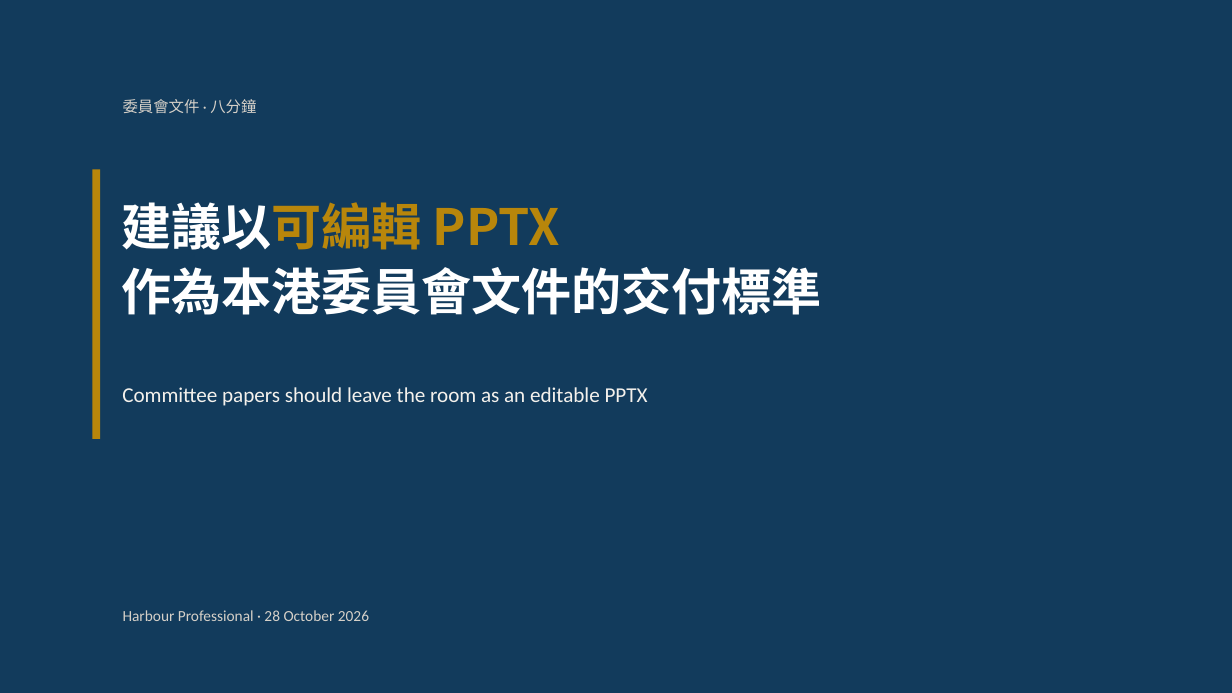
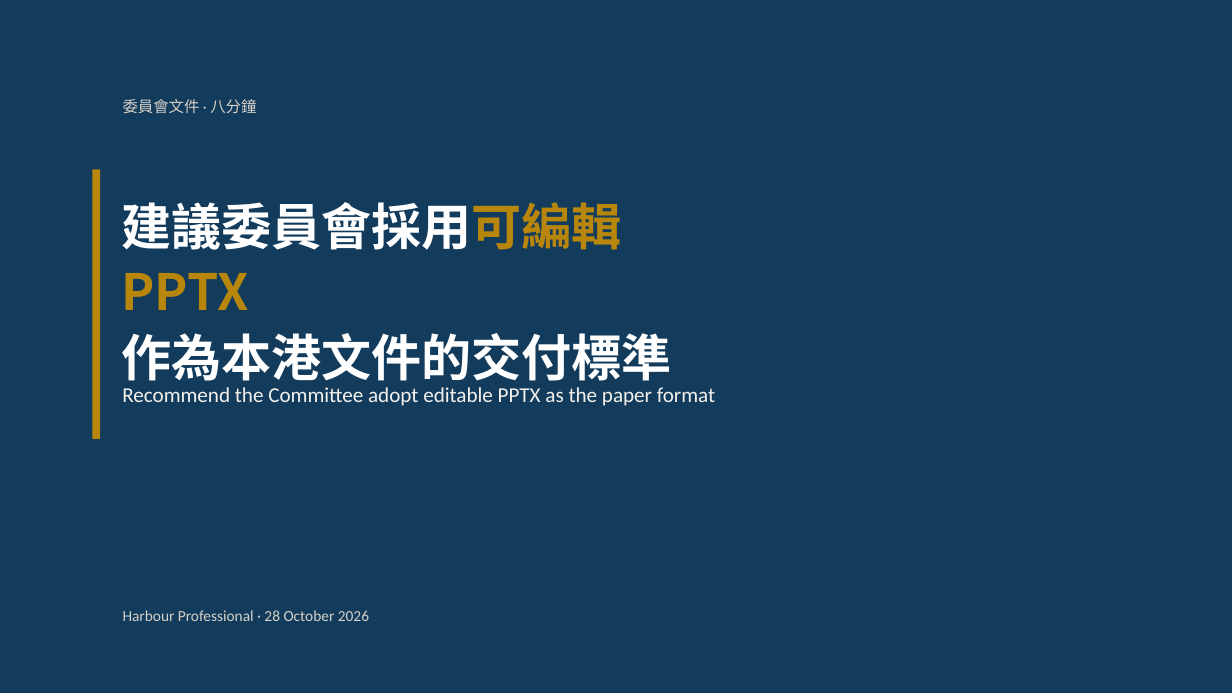
Before and after one commit to hugohe3/ppt-master, a slide deck: slide 1 of examples/ai_native_pptx_brief.pptx. Drawn at 1232x693 pixels with LibreOffice and Linux fonts; fonts in the diff are those of the drawing. Boxes give left, top, right and bottom in pixels: in the first picture for what was removed or moved away, otherwise in the second. Text is boxed around its words. In the diff, an @@ line names an element or a change of style, - is before the commit and + after.

```diff
--- a/examples/ai_native_pptx_brief.pptx
+++ b/examples/ai_native_pptx_brief.pptx
@@ text at (121, 202, 672, 388): text changed @@
-建議以可編輯 PPTX
-作為本港委員會文件的交付標準
+建議委員會採用可編輯 PPTX
+作為本港文件的交付標準
@@ text at (122, 387, 715, 406): text changed @@
-Committee papers should leave the room as an editable PPTX
+Recommend the Committee adopt editable PPTX as the paper format
```
Also in this commit, not shown: 3 other slides changed, 6 other files.
